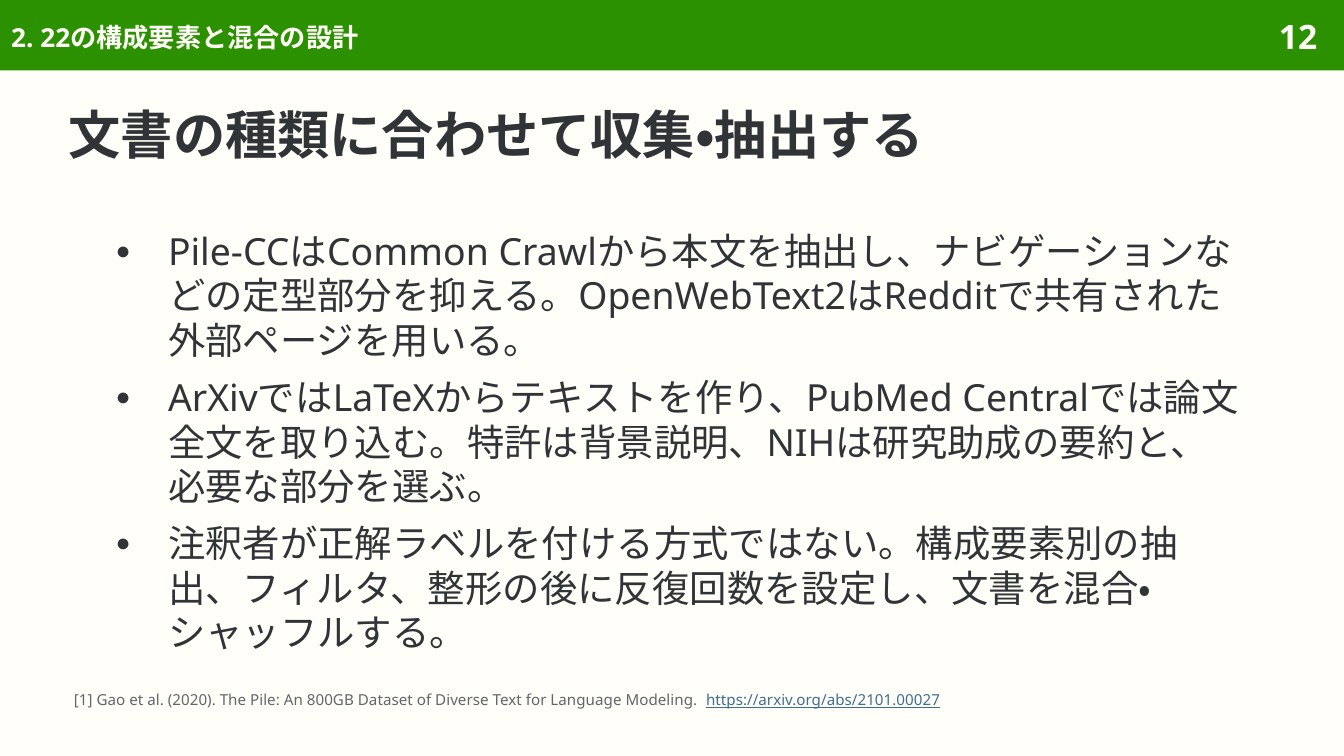
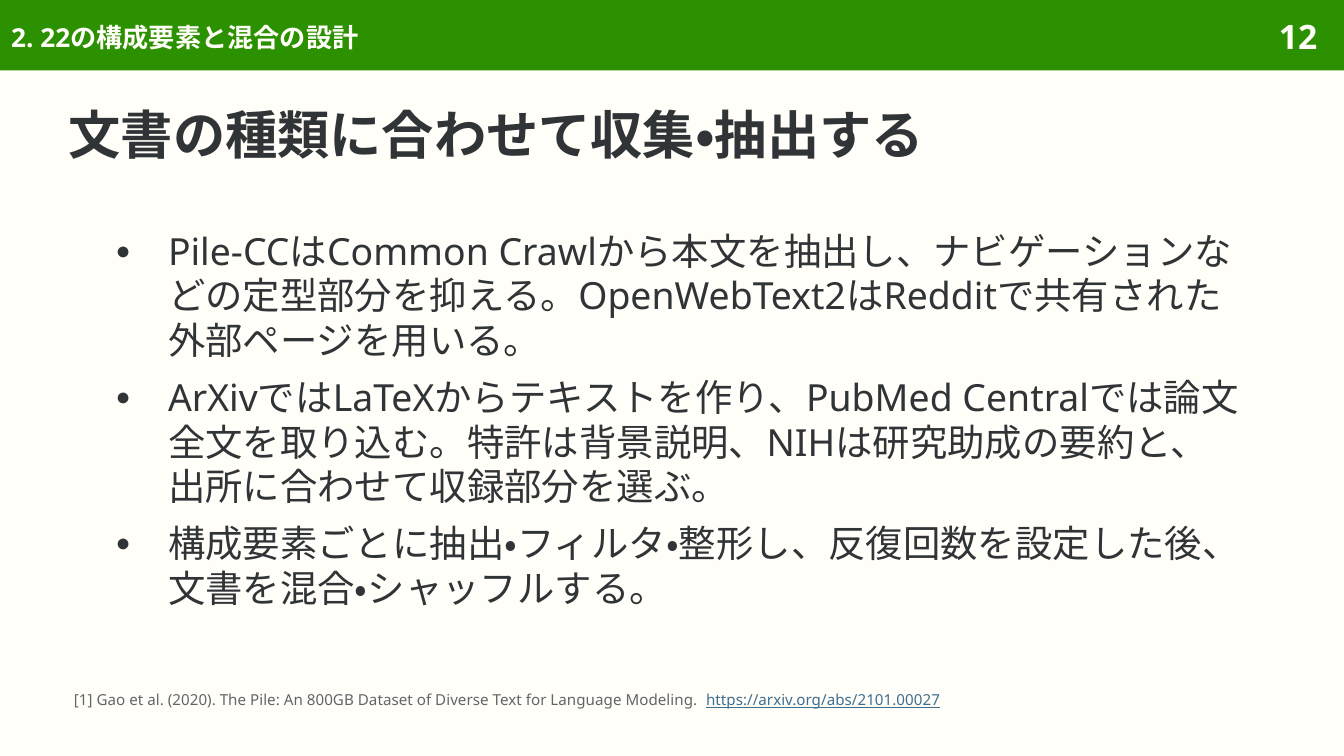
Before and after one commit to sasakiy84/datasets-in-10-minutes, a slide deck: slide 12 of slides/datasets-in-10-minutes-the-pile.pptx. Drawn at 1344x756 pixels with LibreOffice and Linux fonts; fonts in the diff are those of the drawing. Boxes give left, top, right and bottom in pixels: in the first picture for what was removed or moved away, otherwise in the second. Text is boxed around its words. In the diff, an @@ line names an element or a change of style, - is before the commit and + after.

```diff
--- a/slides/datasets-in-10-minutes-the-pile.pptx
+++ b/slides/datasets-in-10-minutes-the-pile.pptx
@@ text at <box>168,380,1240,606</box>: text changed @@
-● ArXivではLaTeXからテキストを作り、PubMed Centralでは論文全文を取り込む。特許は背景説明、NIHは研究助成の要約と、必要な部分を選ぶ。
-● 注釈者が正解ラベルを付ける方式ではない。構成要素別の抽出、フィルタ、整形の後に反復回数を設定し、文書を混合・シャッフルする。
+● ArXivではLaTeXからテキストを作り、PubMed Centralでは論文全文を取り込む。特許は背景説明、NIHは研究助成の要約と、出所に合わせて収録部分を選ぶ。
+● 構成要素ごとに抽出・フィルタ・整形し、反復回数を設定した後、文書を混合・シャッフルする。
```
Also in this commit, not shown: 36 other slides changed, 2 slides removed, 40 other files.
